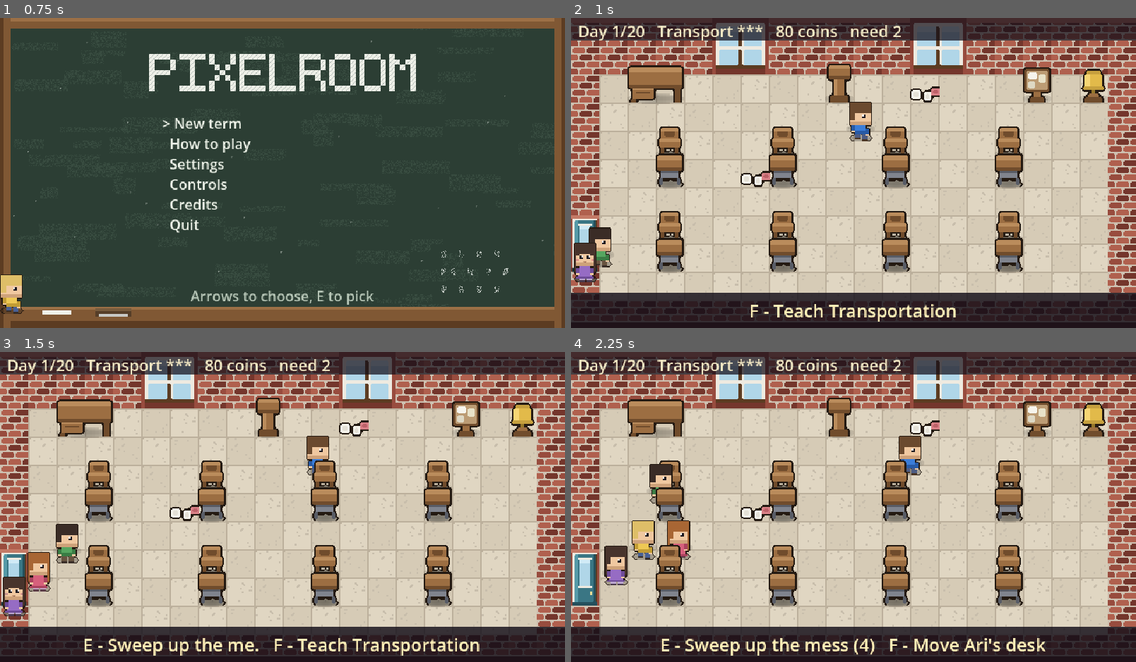
Above: before the commit, frames 1-4 (two rows, left to right).
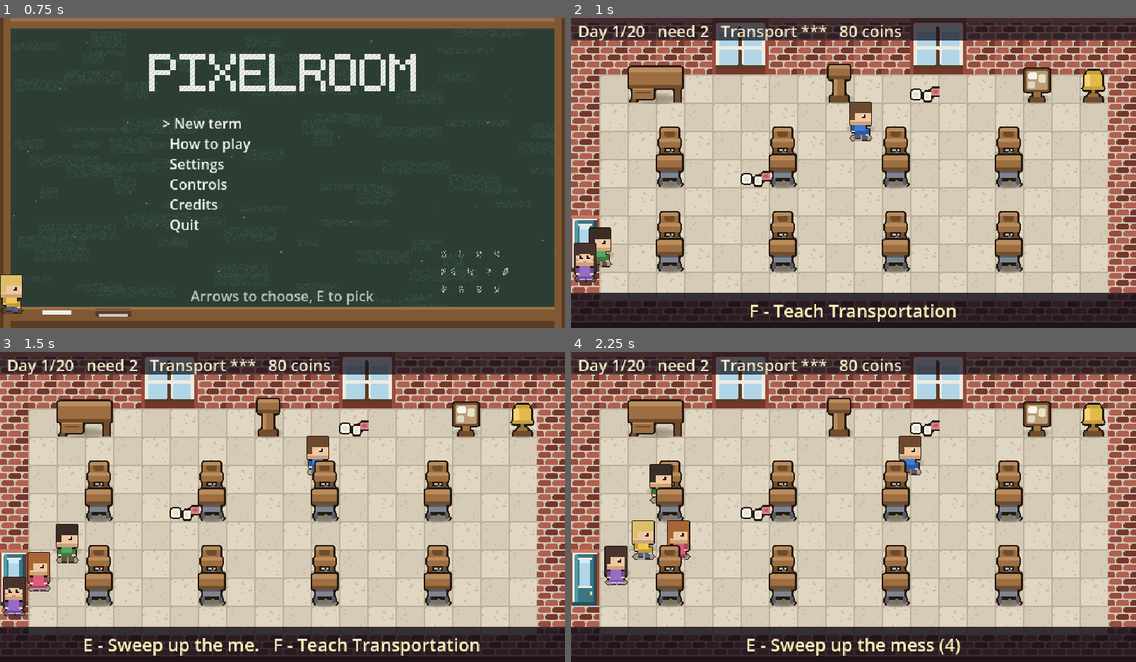
Above: after the commit, the same moments.

Repository: Mbottega16/EduSystem
Game: Godot game, scene res://scenes/ui/title.tscn
Two runs of this game, one before a commit and one after it. Both use one fixed random seed, a clock stepped at 60 frames per second and the inputs below.
Inputs (mouse positions are in pixels of both pictures, inside the frame that each line leads up to):
- Up to frame 1 (0.75 s): tap Enter at 0.5 s; move the mouse to (406, 157) at 0.52 s; hold D (move_right) from 0.53 s (still down); tap B (build) at 0.6 s; click (406, 157) at 0.67 s
- Up to frame 2 (1 s): keep holding D (move_right); tap Space at 0.77 s; tap E (interact) at 0.8 s
- Up to frame 3 (1.5 s): tap Space at 1.07 s; release D (move_right) at 1.25 s; drag from (169, 522) to (322, 522) at 1.27 s
- Up to frame 4 (2.25 s): move the mouse to (910, 438) at 2.02 s; hold D (move_right) from 2.03 s (still down); tap R (autopilot) at 2.1 s

Frame 1 is identical in both runs. In frame 2, 0.9% of the frame differs, in the area x 15-59%, y 2-8%; in frame 3, 0.9%; in frame 4, 2.3%, in the area x 15-84%, y 2-98%.

Commit message:
A deep_critique pass, and all ten findings implemented
Ran the skeptical-outsider critique for real: Trace a Day.bat, Audit the
Room.bat, Simulate a Term.bat, and screenshots of the hallway, office,
shop and consumables tab, rather than reasoning about them from memory.

Fixed:
- Hallway doors were all visually identical -- now tinted per kind
  (home, office, staffed room, unstaffed room, locked slot).
- The status bar silently dropped "need N" once the coin count got long
  enough; reordered so it survives, and any future overflow now ends in
  a visible ellipsis instead of vanishing.
- A consumable (photocopies) used lesson_mult, the same hook a random
  day event uses -- but purchasable on demand, it's a guaranteed
  no-downside grade nudge the contract's own simulator never models
  buying. Moved to stall_mult instead.
- The shop's item preview was a distorted blob for anything not
  32x48-shaped -- the shared portrait TextureRect was stretch-to-fill;
  fixed once at the node for every screen that uses it.
- Room mess and the janitor had zero screenshot coverage; added two
  cases and found the janitor's first clean fires instantly rather than
  after a real interval.
- The office's tutorial shelf silently clipped past its fourth entry
  the moment a fifth was added -- now windowed and scrollable, and
  expanded to cover consumables, mess, the janitor, weather and
  milestones.
- The noticeboard was losing its own F prompt to a nearby desk's move
  offer -- every desk used the default 40px pick radius with no per-desk
  tuning, unlike every other landmark sharing ground with a neighbour.
  Shrunk to 16px, re-verified with Audit the Room.
- The core-loop-dilution and prose-never-numbers findings had no code
  fix by nature -- written into docs/GDD.md's roadmap (next block of
  work is consolidation, not another system) and CLAUDE.md (the rule's
  real, already-enforced scope) respectively.
- Found in passing while re-verifying screenshots: Take a Screenshot.bat
  computed the title-screen filename by default but still passed the
  original empty argument to Godot, so the no-argument form never
  actually opened the title screen.

1189 assertions throughout. Contract re-verified unmoved. Build b32.

Co-Authored-By: Claude Opus 5 <noreply@anthropic.com>

Diff:
--- a/data/balance.json
+++ b/data/balance.json
@@ -404,9 +404,9 @@
       "art": "photocopies",
       "w": 1,
       "cat": "consumable",
-      "blurb": "A few more minutes before the bell today.",
+      "blurb": "Nothing gets held up chasing a spare sheet.",
       "effect": {
-        "lesson_mult": 1.12
+        "stall_mult": 0.93
       }
     }
   },
--- a/scenes/ui/hud.tscn
+++ b/scenes/ui/hud.tscn
@@ -60,7 +60,7 @@
 offset_right = 72.0
 offset_bottom = 308.0
 mouse_filter = 2
-stretch_mode = 0
+stretch_mode = 5
 
 [node name="Overlay" type="ColorRect" parent="."]
 visible = false
@@ -85,7 +85,7 @@
 offset_right = 596.0
 offset_bottom = 196.0
 mouse_filter = 2
-stretch_mode = 0
+stretch_mode = 5
 
 [node name="Body" type="Label" parent="Overlay"]
 offset_left = 32.0
--- a/scripts/data/version.gd
+++ b/scripts/data/version.gd
@@ -13,11 +13,11 @@
 ##
 ## Bump BUILD whenever something lands that a player would notice.
 
-const BUILD := "b31"
-const DATED := "2026-08-19"
+const BUILD := "b32"
+const DATED := "2026-08-20"
 
 ## The headline of what went in, short enough for one line on the title.
-const HEADLINE := "a door to every room you hold"
+const HEADLINE := "furniture looks like furniture again"
 
 
 static func stamp() -> String:
--- a/scripts/main.gd
+++ b/scripts/main.gd
@@ -272,6 +272,7 @@
 			_return_home()
 		"office":
 			Game.met_principal = true
+			hud._sel = 0
 			hud.show_office()
 		"open":
 			var err := Game.open_room()
--- a/scripts/ui/hud.gd
+++ b/scripts/ui/hud.gd
@@ -86,6 +86,18 @@
 ## rather than something load-bearing.
 func _clip(text: String) -> String:
 	return text if text.length() <= LINE_CHARS else text.substr(0, LINE_CHARS)
+
+
+## The one caller where truncating is NOT honest: the status strip is an
+## assembled sentence, not a fixed-width column, and a long coin count (a
+## six-figure career total, or a dev-room cheat) can push its tail past
+## LINE_CHARS with nothing to say so. Silent clipping is the exact failure
+## mode this project has been burned by before -- this is the same shape
+## of bug in a new place, closed the same way: if a cut happened, say so.
+func _clip_visibly(text: String) -> String:
+	if text.length() <= LINE_CHARS:
+		return text
+	return text.substr(0, LINE_CHARS - 1) + "…"
 
 
 ## First visible row so that _sel stays on screen, scrolling only when the
@@ -242,12 +254,16 @@
 		if Game.quiz_focus:
 			bits.append("FOCUSED")
 	else:
+		# What you are actually playing towards, ordered right after the
+		# day counter rather than last -- a long coin count (a six-figure
+		# career total, or a dev-room cheat) can push the tail of this
+		# line past LINE_CHARS, and "need N" silently disappearing is
+		# losing the one number the rest of the line exists to explain.
+		# Whatever else gets clipped, this survives.
+		bits.append("need %d" % Game.term_target())
 		bits.append("%s %s" % [Curriculum.short_name(Game.lesson),
 			"*".repeat(Curriculum.difficulty(Game.lesson))])
 		bits.append("%d coins" % Game.coins)
-		# What you are actually playing towards. It used to appear for the
-		# first time on the screen that judged you by it.
-		bits.append("need %d" % Game.term_target())
 		if left <= 3:
 			bits.append("LAST %d DAYS" % left)
 
@@ -285,7 +301,7 @@
 	if waiting > 0:
 		bits.append("%d ready" % waiting)
 
-	status.text = _clip("   ".join(bits))
+	status.text = _clip_visibly("   ".join(bits))
 
 
 func _update_prompt() -> void:
@@ -1483,6 +1499,11 @@
 	"Collecting: finished work only counts once you collect it.",
 	"The room: furniture cannot be rearranged while the class works.",
 	"The hallway: every room you hold has a door in it now.",
+	"Consumables: bought and spent the same day, never placed.",
+	"A mess: press E on it. Any time -- before, during or after class.",
+	"The janitor: staff who clean the room without being asked to.",
+	"Some days look different. That is today's event, not decoration.",
+	"Milestones: no reward but the moment itself, and no penalty for missing one.",
 ]
 
 
@@ -1518,24 +1539,44 @@
 	var lines: Array[String] = []
 	lines.append("[color=#%s]The school is %s, and that is because of you.[/color]" % [
 		DIM, Game.reputation_words()])
-	lines.append("")
 	lines.append("[color=#%s]Milestones[/color]  [color=#%s]%s[/color][color=#3a3a42]%s[/color]  %d/%d" % [
 		C_COIN, C_COIN, BAR_FULL.repeat(n), BAR_EMPTY.repeat(20 - n), earned, all.size()])
 	lines.append("[color=#%s]%d terms taught, %d children sent up.[/color]" % [
 		DIM, Game.term_history.size(), Game.graduated.size()])
 	lines.append("")
-	lines.append("[color=#%s]TUTORIALS[/color]" % C_COIN)
-	for t: String in TUTORIALS:
-		lines.append("[color=#%s]%s[/color]" % [DIM, t])
+
+	# TUTORIALS is windowed, the same way Career pages past thirty
+	# milestones -- confirmed by screenshot rather than assumed: with all
+	# ten printed flat, the panel cut off after the fourth with no sign
+	# anything was missing, the exact silent-clip failure mode this
+	# project keeps a rule against. A shelf that is meant to grow with the
+	# game cannot be a fixed list that quietly stops being fully visible
+	# the day it does.
+	var shown := 5
+	_sel = clampi(_sel, 0, maxi(0, TUTORIALS.size() - 1))
+	var lo := _window_start(TUTORIALS.size(), shown)
+	lines.append("[color=#%s]TUTORIALS[/color]  [color=#%s]%d-%d of %d[/color]" % [
+		C_COIN, DIM, lo + 1, mini(TUTORIALS.size(), lo + shown), TUTORIALS.size()])
+	for i in range(lo, mini(TUTORIALS.size(), lo + shown)):
+		lines.append("[color=#%s]%s%s[/color]" % [
+			DIM, ">" if i == _sel else " ", TUTORIALS[i]])
 	rich.text = "\n".join(lines)
 	_reveal_rich(0.3)
-	hint.text = "E - full career list   Esc - close"
+	hint.text = "Up/Down more tips   E - full career list   Esc - close"
 
 
 func _handle_office_input() -> void:
 	if Input.is_action_just_pressed("cancel"):
 		Sfx.play("blip")
 		close()
+	elif Input.is_action_just_pressed("move_down"):
+		_sel = (_sel + 1) % TUTORIALS.size()
+		Sfx.play("blip")
+		show_office()
+	elif Input.is_action_just_pressed("move_up"):
+		_sel = (_sel - 1 + TUTORIALS.size()) % TUTORIALS.size()
+		Sfx.play("blip")
+		show_office()
 	elif Game.claim_interact():
 		Sfx.play("blip")
 		show_career()
--- a/scripts/world/hallway.gd
+++ b/scripts/world/hallway.gd
@@ -116,15 +116,26 @@
 		# The door itself: the classroom's own two-tile door art, bottom
 		# edge on the floor line, same "bottom row meets the floor"
 		# anchor every other prop in this game uses.
+		#
+		# TINTED BY KIND -- every door used the same untinted art, so
+		# telling "home" from "the office" from "a room you hold" meant
+		# walking up and reading the prompt, confirmed by screenshot as a
+		# real "which one is which" problem rather than assumed. A colour
+		# is not full signage, but it is the smallest change that turns
+		# four identical doors into four doors you can tell apart from
+		# across the corridor.
+		var tint := _door_tint(kind, idx)
 		var top_spr := Sprite2D.new()
 		top_spr.texture = DOOR_TOP
 		top_spr.centered = false
+		top_spr.modulate = tint
 		top_spr.position = Vector2(dx - 16.0, HEIGHT - 64.0)   # doubled, door art is 32x32/tile now
 		add_child(top_spr)
 		_door_art.append(top_spr)
 		var bottom_spr := Sprite2D.new()
 		bottom_spr.texture = DOOR_BOTTOM
 		bottom_spr.centered = false
+		bottom_spr.modulate = tint
 		bottom_spr.position = Vector2(dx - 16.0, HEIGHT - 32.0)
 		add_child(bottom_spr)
 		_door_art.append(bottom_spr)
@@ -142,6 +153,31 @@
 		doors.append(d)
 
 
+## The colour each door kind gets tinted, so the row reads at a glance
+## rather than only on approach. Muted rather than saturated -- these are
+## still the same door art, not a different prop, and a loud tint would
+## fight the room's own palette rather than sit inside it.
+func _door_tint(kind: String, idx: int) -> Color:
+	match kind:
+		"office":
+			return Color(1.15, 1.0, 0.7)      # warm gold -- matches the
+			                                    # principal's own colour
+			                                    # everywhere else it appears
+		"room":
+			if idx >= 0 and idx < Game.rooms.size():
+				var r: Dictionary = Game.rooms[idx]
+				if (r.get("teacher", {}) as Dictionary).is_empty():
+					return Color(0.85, 0.85, 0.85)   # unstaffed -- greyer,
+					                                   # the same "needs you"
+					                                   # signal an empty
+					                                   # applicant slot gives
+			return Color(0.75, 0.9, 1.15)       # staffed -- cool blue
+		"open":
+			return Color(0.55, 0.55, 0.6)       # dim -- not really a room yet
+		_:
+			return Color.WHITE                   # home: the door as drawn
+
+
 ## Where a fresh arrival stands: just past the home door, facing in.
 func entry_position() -> Vector2:
 	return Vector2(MARGIN + 28.0, HEIGHT * 0.5 + 20.0)   # doubled, was 14.0/10.0
--- a/scripts/world/room_builder.gd
+++ b/scripts/world/room_builder.gd
@@ -238,6 +238,15 @@
 		mover.seat_index = i
 		mover.station = station      # it yields to whatever E offers
 		body.add_child(mover)
+		# One of these exists per desk -- up to 24 of them, all sharing F
+		# with the noticeboard and the bell. At the default radius, a desk
+		# placed adjacent to either could out-score it for the prompt: the
+		# picker is pure proximity/facing, with no notion that "furniture
+		# shop" matters more than "move this desk". `Audit the Room.bat`
+		# caught exactly that at seed 4242 -- the noticeboard answered
+		# "Move Ava's desk" in the afternoon. Same fix as the noticeboard
+		# and curriculum board already use: shrink what shares a border.
+		mover.set_pick_radius(16.0)
 
 		grid.set_cell(seat, Grid.Cell.SEAT)
 		grid.set_cell(desk, Grid.Cell.BLOCKED)
--- a/tests/run.gd
+++ b/tests/run.gd
@@ -1034,9 +1034,17 @@
 	var coins_before_bake := Game.coins
 	chk("a bake sale is a flat bonus, banked at the bell",
 		Game.use_consumable("bake_sale") == "" and Game.consumable_bonus_coins == 60)
-	chk("photocopies buy more lesson time today",
+	# Deliberately NOT lesson_mult -- see photocopies' own entry in
+	# balance.json. A day EVENT rolling more lesson time is a random
+	# occurrence; a CONSUMABLE doing the same would be an every-day,
+	# no-downside grade nudge for coins, which the balance contract's own
+	# simulator (tools/sim.gd) never models buying and so could never
+	# have caught. Kept on stall_mult instead, the same lever coffee uses.
+	var stall_before_photocopies := Game.event_stall_multiplier()
+	chk("photocopies calm the room down today, not lengthen the lesson",
 		Game.use_consumable("photocopies") == ""
-		and Game.lesson_length() > Balance.lesson_seconds)
+		and Game.event_stall_multiplier() < stall_before_photocopies
+		and is_equal_approx(Game.lesson_length(), Balance.lesson_seconds))
 
 	# the bell resets all of it for the next day, same as a day event does
 	var report := Game.advance_day()
--- a/tools/shot.gd
+++ b/tools/shot.gd
@@ -198,6 +198,7 @@
 				if Game.milestones.size() >= 6:
 					break
 				Game.milestones.append(String(m["id"]))
+			hud._sel = 0
 			hud.show_office()
 		"principal":
 			hud.principal_says("shot_demo",
@@ -324,6 +325,23 @@
 			Game.roster[1].confusion = 1.0
 			Game.roster[1].trait_id = "steady"
 			Game.roster[2].quiz_flagged = true
+		"mess":
+			# The room-mess/janitor systems shipped with zero screenshot
+			# coverage -- headless proves _spawn_mess() does not crash,
+			# never that the props are actually on screen. MESS_MIN is 1,
+			# so a forced re-seed always gives at least one to look at.
+			# No janitor here on purpose: tick_janitor()'s first tick fires
+			# on the very next physics frame (its timer starts at 0.0), so
+			# hiring one before the reveal wait swept the mess before this
+			# shot could ever see it -- found by looking, not assumed.
+			world._spawn_mess()
+		"mess_janitor":
+			# The other half: a janitor already on staff, working the room
+			# with nobody stood at the podium -- confirms tick_janitor()
+			# really does run outside the LESSON-only block.
+			Game.add_coins(500)
+			Game.set_janitor(true)
+			world._spawn_mess()
 		"day":
 			while Game.enrol() != null:
 				pass
Not shown, changed: CLAUDE.md
Not shown, changed: Take a Screenshot.bat
Not shown, changed: docs/AUTONOMOUS_TASKLIST.md
Not shown, changed: docs/GDD.md
